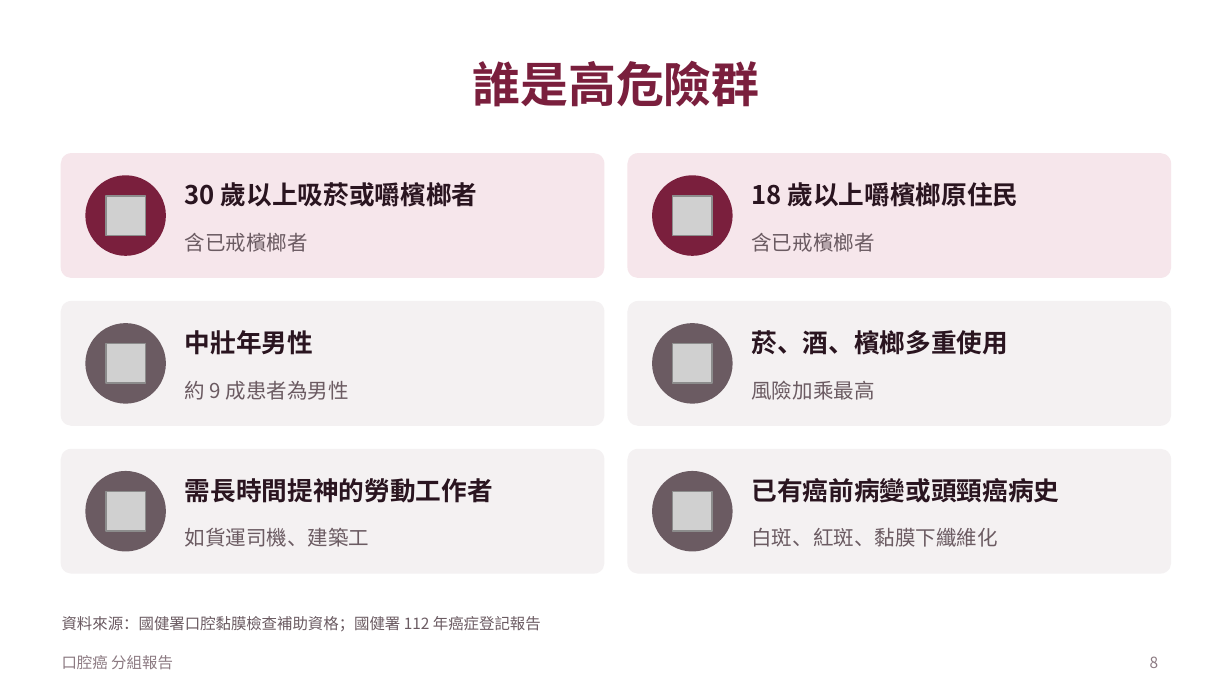
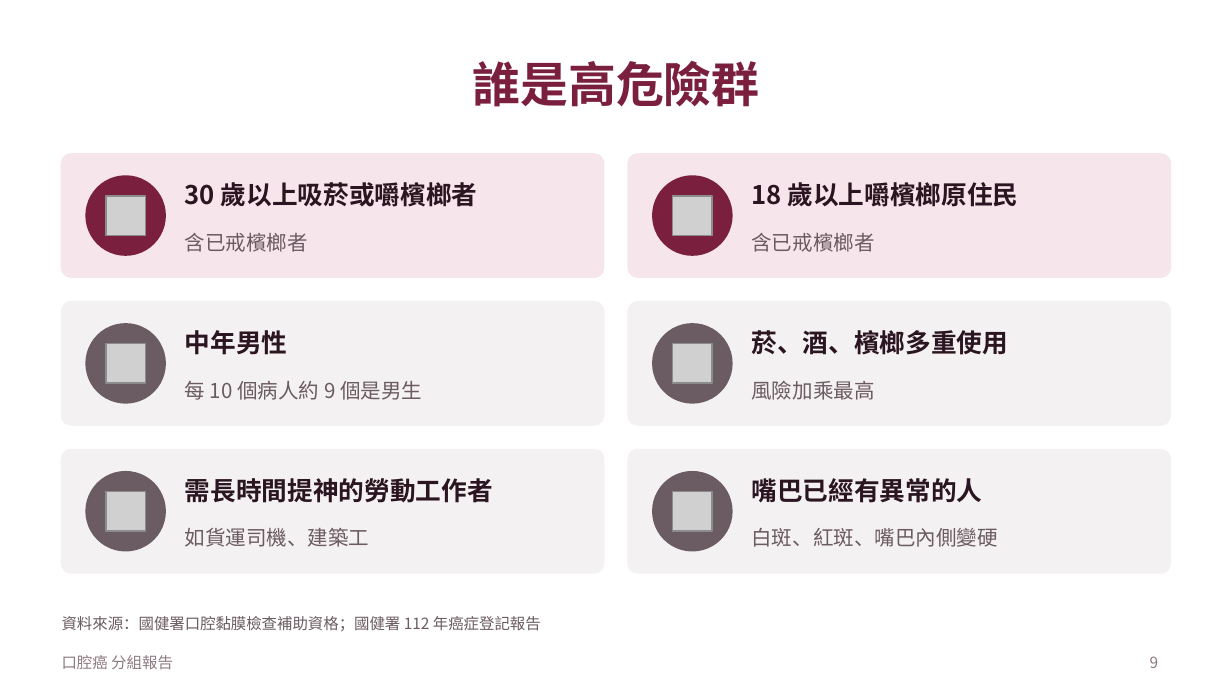
Before and after one commit to Rayyu0404/web, a slide deck: slide 9 of oral-cancer-report/口腔癌報告.pptx (slide 8 before the commit). Drawn at 1232x693 pixels with LibreOffice and Linux fonts; fonts in the diff are those of the drawing; grey boxes stand for pictures. Boxes give left, top, right and bottom in pixels: in the first picture for what was removed or moved away, otherwise in the second. Text is boxed around its words. In the diff, an @@ line names an element or a change of style, - is before the commit and + after.

```diff
--- a/oral-cancer-report/口腔癌報告.pptx
+++ b/oral-cancer-report/口腔癌報告.pptx
@@ text at (x1=185, y1=330, x2=288, y2=355): text changed @@
-中壯年男性
+中年男性
@@ text at (x1=185, y1=381, x2=422, y2=400): text changed @@
-約 9 成患者為男性
+每 10 個病人約 9 個是男生
@@ text at (x1=751, y1=478, x2=982, y2=503): text changed @@
-已有癌前病變或頭頸癌病史
+嘴巴已經有異常的人
@@ text at (x1=751, y1=528, x2=997, y2=547): text changed @@
-白斑、紅斑、黏膜下纖維化
+白斑、紅斑、嘴巴內側變硬
@@ page number at (x1=1150, y1=656, x2=1159, y2=668): text changed @@
-8
+9
```
Also in this commit, not shown: 12 other slides changed, 1 slide added, 1 other file.
